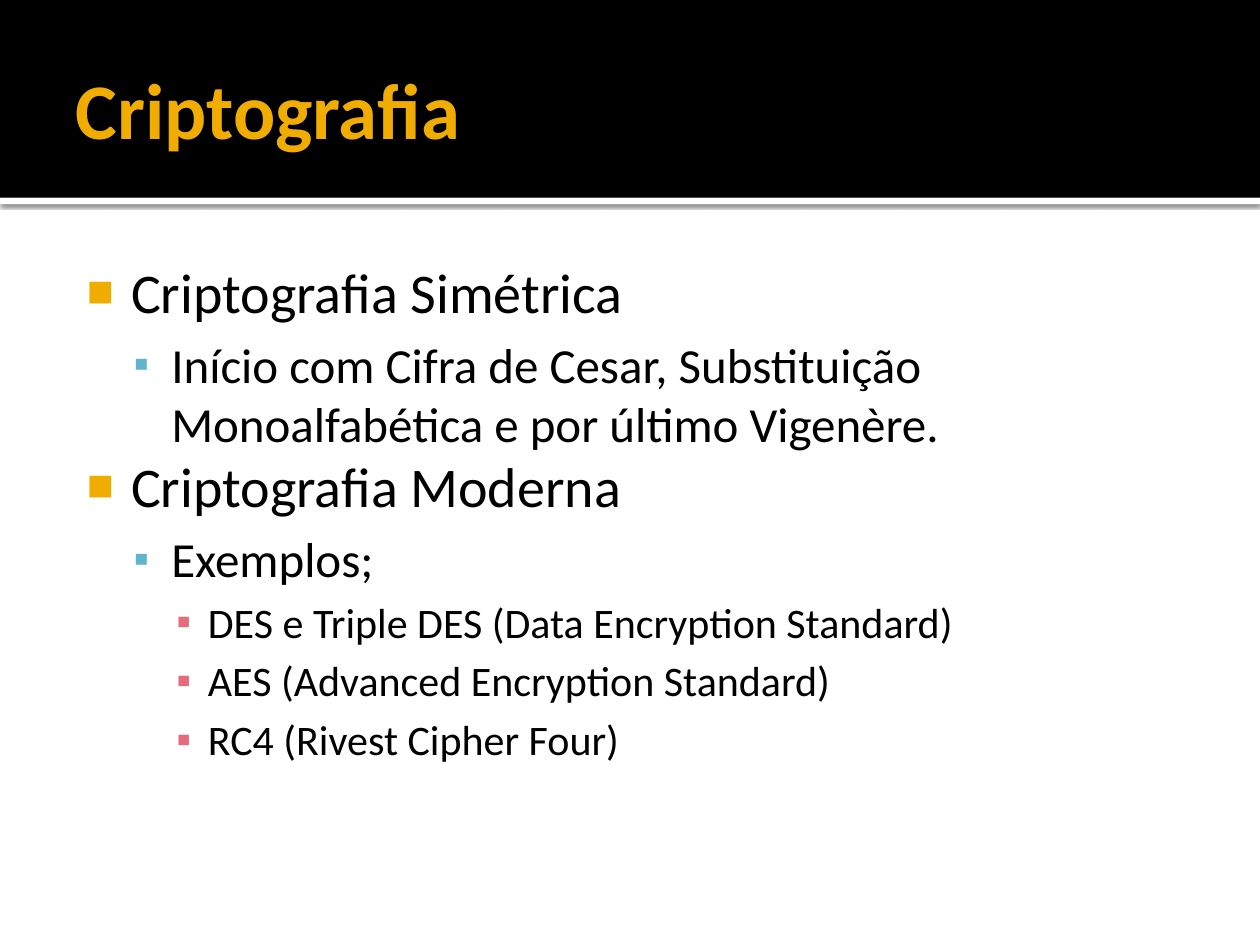
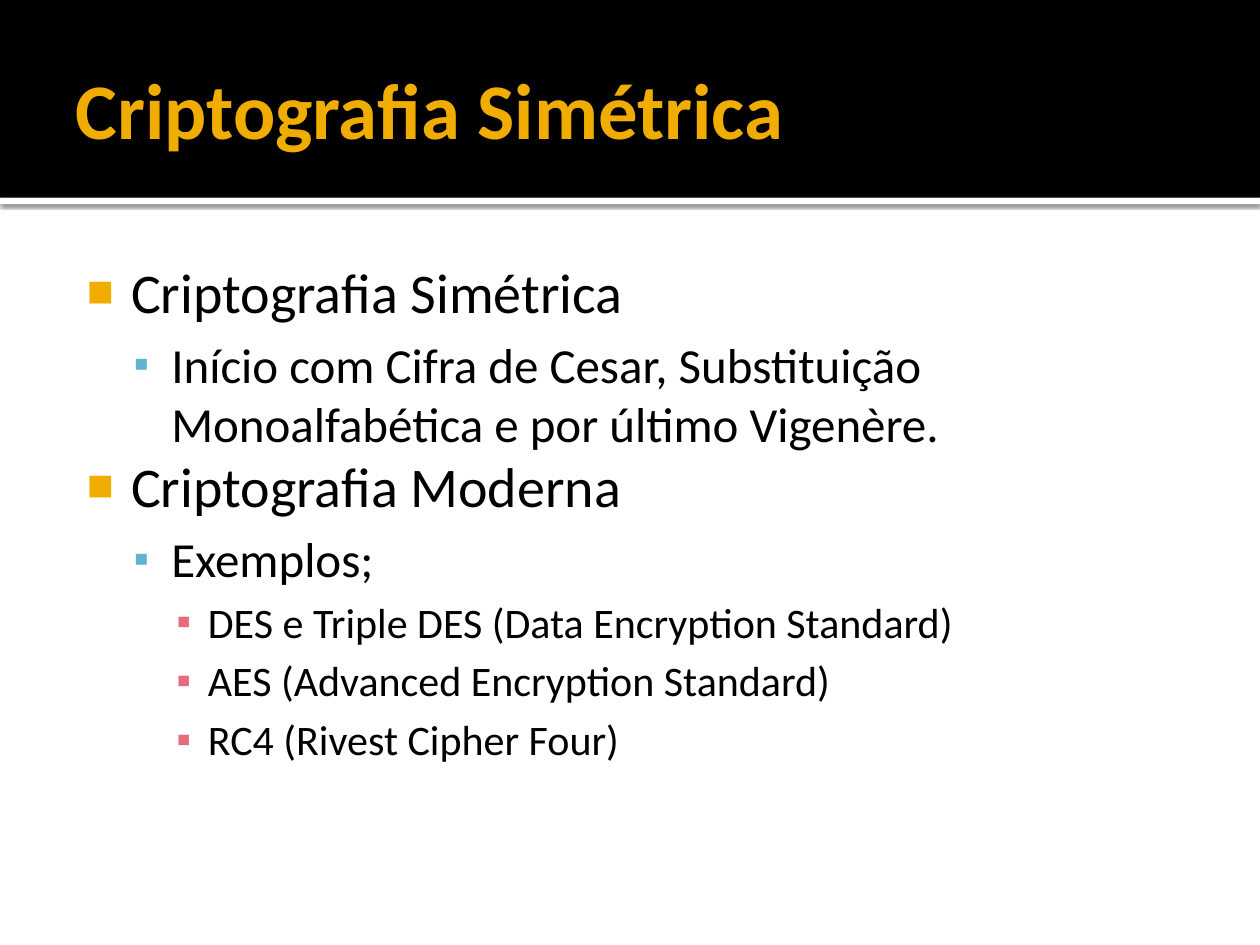
Before and after one commit to rayu1988/svn-jeanbruno, a slide deck: slide 14 of DOCS/TCC/5 - APRESENTAÇÃO.pptx (slide 13 before the commit). Drawn at 1260x945 pixels with LibreOffice and Linux fonts; fonts in the diff are those of the drawing. Boxes give left, top, right and bottom in pixels: in the first picture for what was removed or moved away, otherwise in the second. Text is boxed around its words. In the diff, an @@ line names an element or a change of style, - is before the commit and + after.

```diff
--- a/DOCS/TCC/5 - APRESENTAÇÃO.pptx
+++ b/DOCS/TCC/5 - APRESENTAÇÃO.pptx
@@ title at (76, 83, 783, 153): text changed @@
-Criptografia
+Criptografia Simétrica
```
Also in this commit, not shown: 13 other slides changed, 10 slides added, 5 slides removed.
